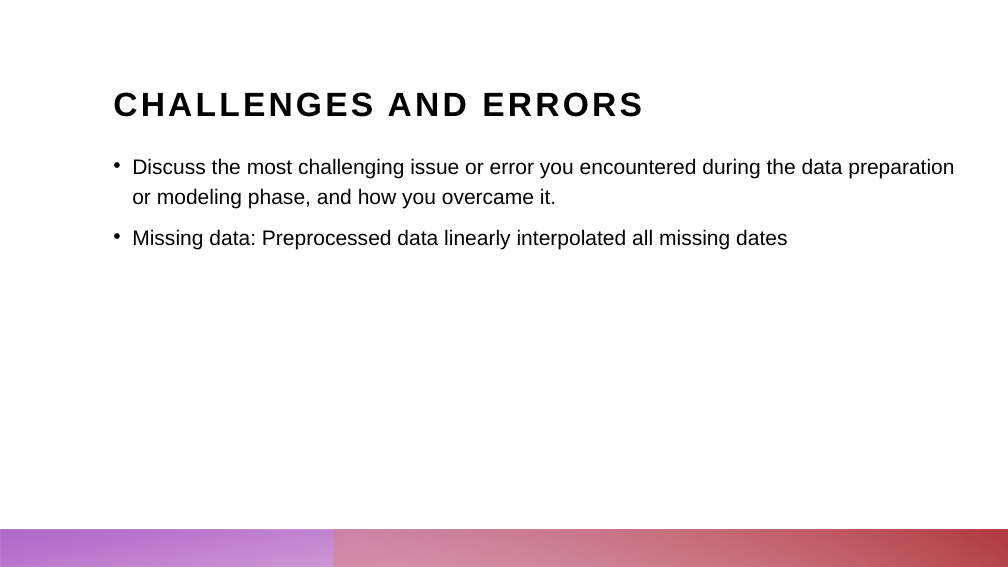
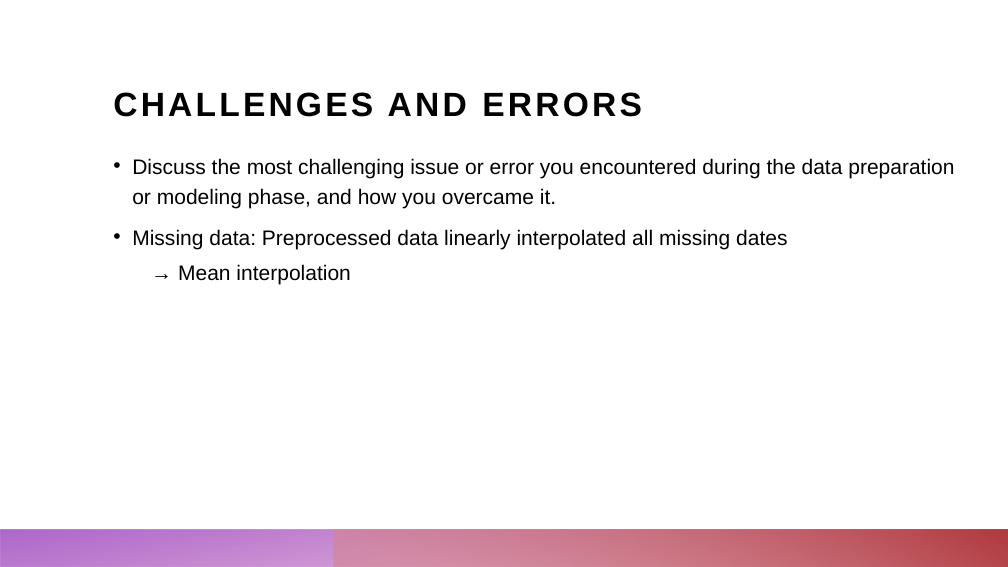
Before and after one commit to ChristopherKunze-Git/AdvancedTimeSeriesCourse-Engineering-Data, a slide deck: slide 18 of 4_Presentation/Blood_glucose_prediction.pptx (slide 14 before the commit). Drawn at 1008x567 pixels with LibreOffice and Linux fonts; fonts in the diff are those of the drawing. Boxes give left, top, right and bottom in pixels: in the first picture for what was removed or moved away, otherwise in the second. Text is boxed around its words. In the diff, an @@ line names an element or a change of style, - is before the commit and + after.

```diff
--- a/4_Presentation/Blood_glucose_prediction.pptx
+++ b/4_Presentation/Blood_glucose_prediction.pptx
@@ text at <box>178,264,350,285</box>: paragraph added @@
+  → Mean interpolation
```
Also in this commit, not shown: 5 other slides changed, 5 slides added.
